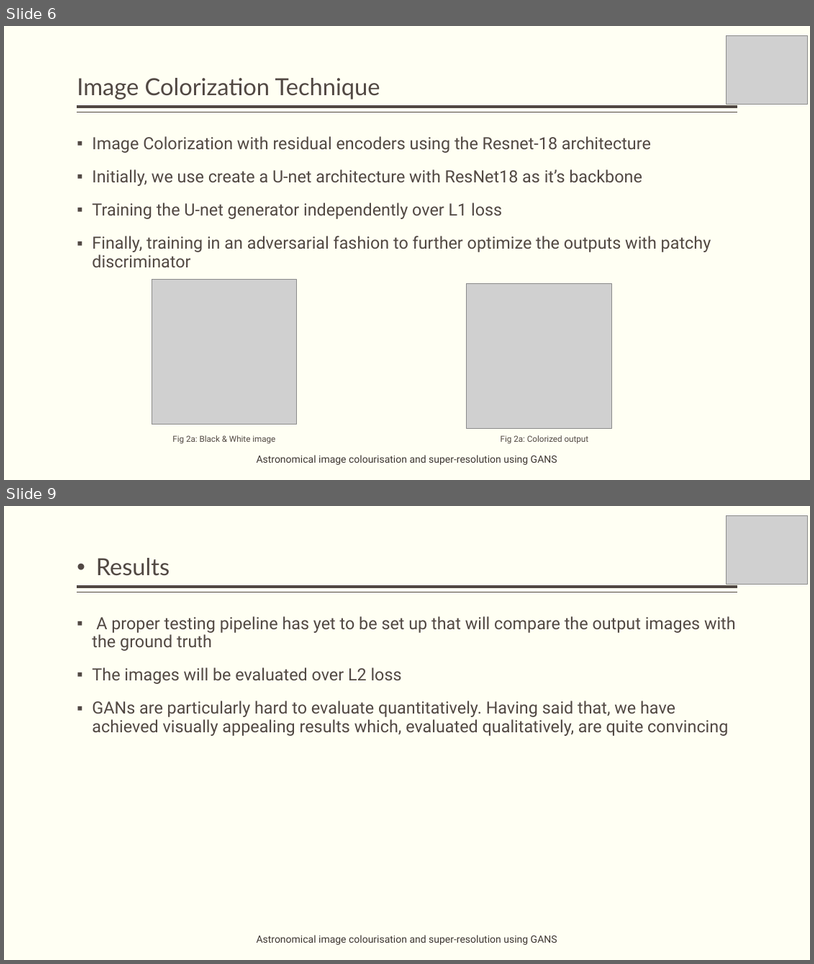
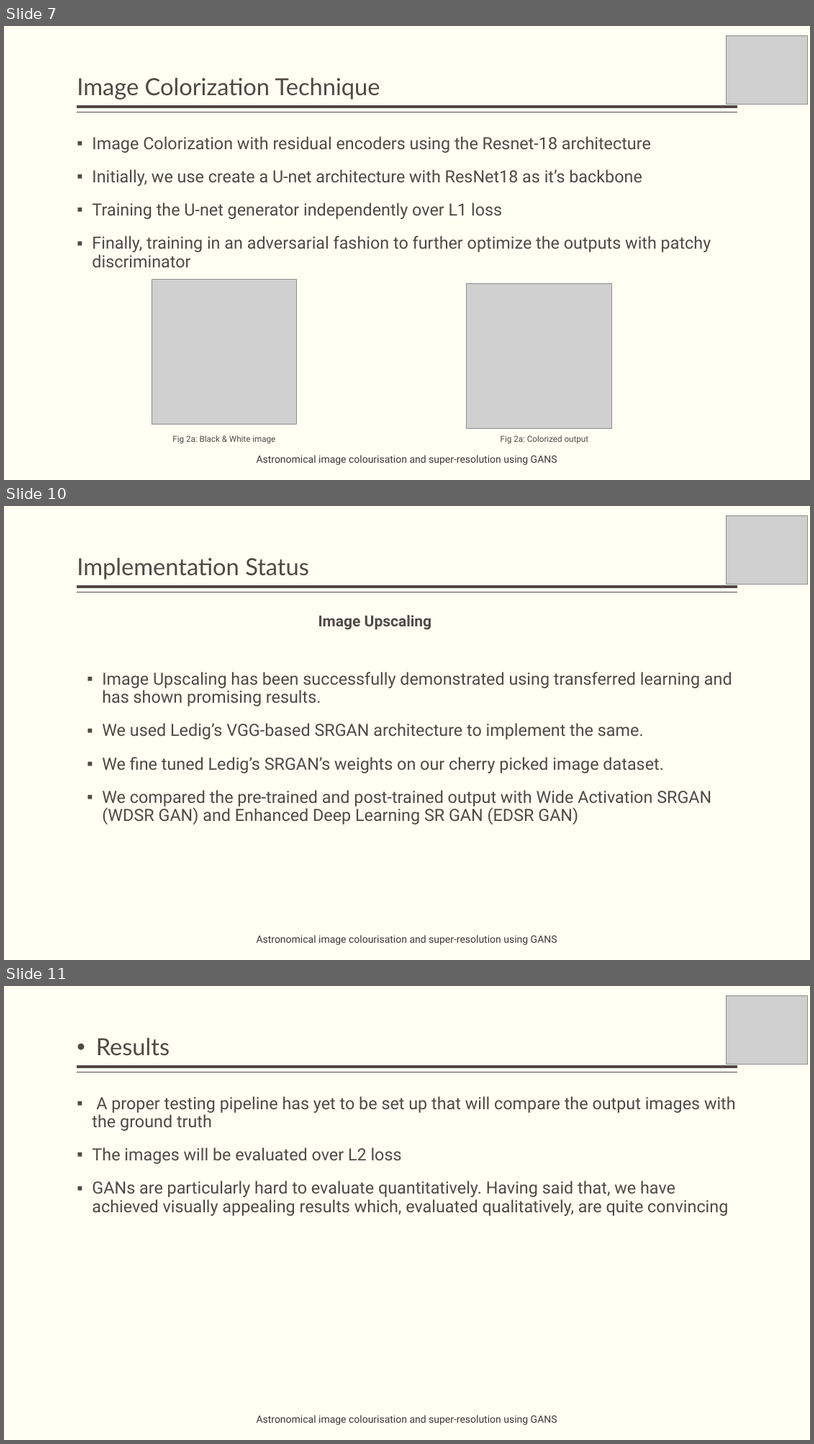
Before and after one commit to obi-wan-shinobi/Literature-Review, a slide deck: Presentation/Stage_2/stage_2_presentation.pptx. Shown one above the other, each under a label of ours: slides 6 and 9 before the commit, slides 7, 10 and 11 after it; the slides between them are not shown. The pictures are 814x964 and 814x1444 pixels, drawn with LibreOffice and Linux fonts; fonts in the diff are those of the drawing; grey boxes stand for pictures. Boxes give left, top, right and bottom in pixels: in the first picture for what was removed or moved away, otherwise in the second. Text is boxed around its words. In the diff, an @@ line names an element or a change of style, - is before the commit and + after.

```diff
--- a/Presentation/Stage_2/stage_2_presentation.pptx
+++ b/Presentation/Stage_2/stage_2_presentation.pptx
@@ slide 10 added at [4,506,810,960], background #FFFFF3; not listed: 2 template elements that a slide beside it also shows @@
@@ picture added at [726,515,808,584] @@
@@ title added at [77,558,309,579], 28 pt, text #514843 @@
+Implementation Status
@@ text added at [319,615,432,630], 18 pt, text #514843, bold @@
+Image Upscaling
@@ text added at [102,672,733,824], 20 pt, text #514843 @@
+▪ Image Upscaling has been successfully demonstrated using transferred learning and has shown promising results.
+▪ We used Ledig’s VGG-based SRGAN architecture to implement the same.
+▪ We fine tuned Ledig’s SRGAN’s weights on our cherry picked image dataset.
+▪ We compared the pre-trained and post-trained output with Wide Activation SRGAN (WDSR GAN) and Enhanced Deep Learning SR GAN (EDSR GAN)
@@ text added at [257,934,558,944], 12 pt, text #3D3632 @@
+Astronomical image colourisation and super-resolution using GANS
@@ what was slide 6 is now slide 7 @@
@@ what was slide 9 is now slide 11 @@
```
Also in this commit, not shown: 4 slides changed, 5 other slides added, 11 other files.
